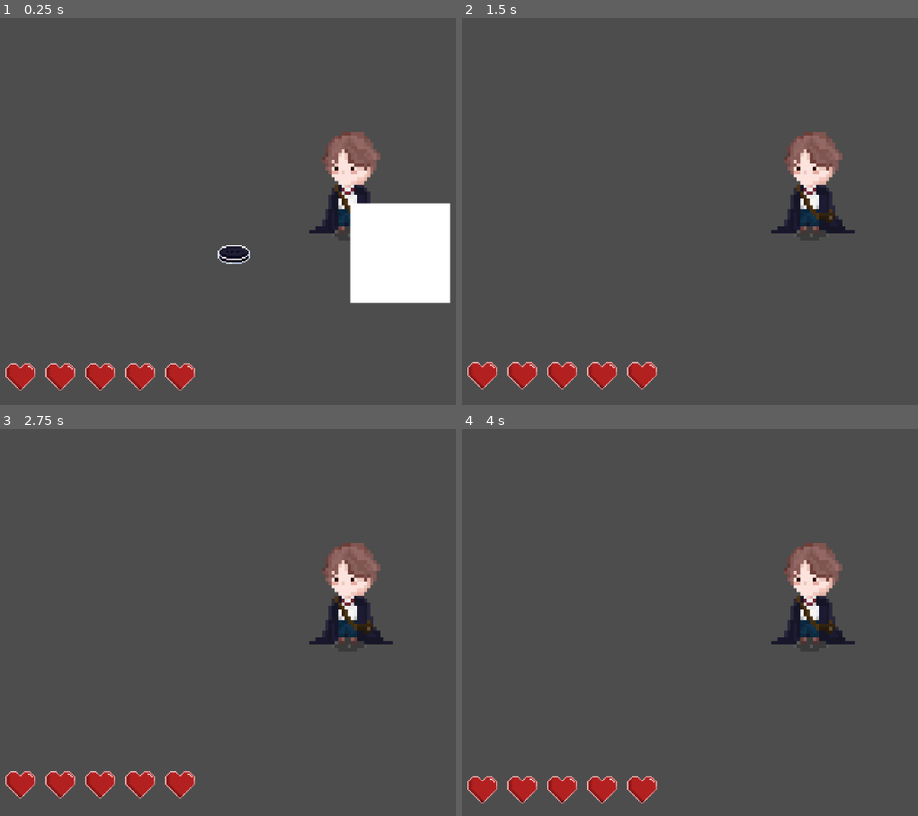
Above: before the commit, frames 1-4 (two rows, left to right).
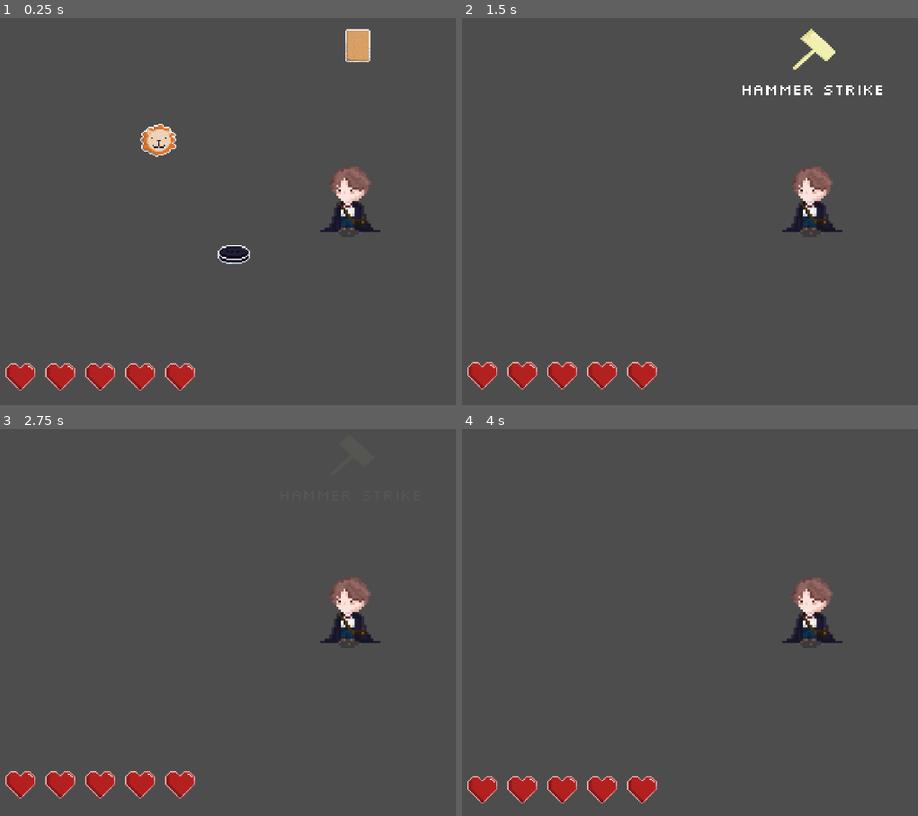
Above: after the commit, the same moments.

Repository: FraN-onLine/Back-in-Biskits
Game: Godot game, scene res://Areas/area_1.tscn
Two runs of this game, one before a commit and one after it. Both use one fixed random seed, a clock stepped at 60 frames per second and the inputs below.
Inputs (mouse positions are in pixels of both pictures, inside the frame that each line leads up to):
- Up to frame 1 (0.25 s): no input
- Up to frame 2 (1.5 s): move the mouse to (776, 285) at 0.52 s; hold W (move_up) from 0.53 s (still down); click (776, 285) at 0.6 s; move the mouse to (outside the picture) at 1.27 s; click (outside the picture) at 1.35 s
- Up to frame 3 (2.75 s): move the mouse to (136, 552) at 2.02 s; release W (move_up) at 2.03 s; hold A (move_left) from 2.03 s (still down); click (136, 552) at 2.1 s
- Up to frame 4 (4 s): move the mouse to (849, 614) at 2.77 s; click (849, 614) at 2.85 s; move the mouse to (703, 514) at 3.52 s; release A (move_left) at 3.53 s; hold S (move_down) from 3.53 s (still down); click (703, 514) at 3.6 s

The runs differ from the first frame. In frame 1, 8.7% of the frame differs, in the area x 30-99%, y 2-74%; in frame 2, 3.0%; in frame 3, 2.3%; in frame 4, 2.3%.

Commit message:
COOKIES

Diff:
--- a/back-in-biskits/Areas/area_1.tscn
+++ b/back-in-biskits/Areas/area_1.tscn
@@ -1,21 +1,25 @@
-[gd_scene load_steps=4 format=3 uid="uid://n8utlsd5y7ci"]
+[gd_scene load_steps=6 format=3 uid="uid://n8utlsd5y7ci"]
 
 [ext_resource type="PackedScene" uid="uid://bk3vlngnal1r6" path="res://Player/player.tscn" id="1_bmh1r"]
 [ext_resource type="PackedScene" uid="uid://ch61q6045g2b4" path="res://Pickup/cookie.tscn" id="2_ae2e2"]
+[ext_resource type="Resource" uid="uid://c0jkuoimbflll" path="res://Pickup/Cookie Resources/graham.tres" id="3_e5usc"]
 [ext_resource type="PackedScene" uid="uid://vhtdtq0n3sxq" path="res://UI/UI.tscn" id="3_v2evy"]
+[ext_resource type="Resource" uid="uid://cncmcw36ala46" path="res://Pickup/Cookie Resources/lion_crackers.tres" id="4_01mxt"]
 
 [node name="Area1" type="Node2D"]
 
 [node name="Player" parent="." instance=ExtResource("1_bmh1r")]
 position = Vector2(90, 69)
 
-[node name="ColorRect" type="ColorRect" parent="."]
-offset_left = 90.0
-offset_top = 69.0
-offset_right = 130.0
-offset_bottom = 109.0
-
 [node name="Cookie" parent="." instance=ExtResource("2_ae2e2")]
 position = Vector2(43, 89)
 
+[node name="Cookie2" parent="." instance=ExtResource("2_ae2e2")]
+position = Vector2(93, 6)
+cookie = ExtResource("3_e5usc")
+
+[node name="Cookie3" parent="." instance=ExtResource("2_ae2e2")]
+position = Vector2(13, 44)
+cookie = ExtResource("4_01mxt")
+
 [node name="UI" parent="." instance=ExtResource("3_v2evy")]
--- a/back-in-biskits/Pickup/cookieresource.gd
+++ b/back-in-biskits/Pickup/Cookie Resources/cookieresource.gd
@@ -6,3 +6,4 @@
 @export var atlas_texture: Texture2D               # spritesheet
 @export var icon_texture: Texture2D                # for popup
 @export var min_potency: int = 1                    # minimum effect strength
+@export var pickup_message: String = "Item Obtained"
--- /dev/null
+++ b/back-in-biskits/Pickup/Cookie Resources/graham.tres
@@ -0,0 +1,15 @@
+[gd_resource type="Resource" script_class="Cookie" load_steps=4 format=3 uid="uid://c0jkuoimbflll"]
+
+[ext_resource type="Texture2D" uid="uid://d2ess51rwmv5x" path="res://Assets/Cookies/Graham-Sheet.png" id="1_3dre2"]
+[ext_resource type="Texture2D" uid="uid://by7hygdo56agm" path="res://Assets/Cookies/Hammer.png" id="2_ngnj8"]
+[ext_resource type="Script" uid="uid://dq108u8j1agm8" path="res://Pickup/Cookie Resources/cookieresource.gd" id="2_qh1ri"]
+
+[resource]
+script = ExtResource("2_qh1ri")
+cookie_type = "graham"
+cookie_name = "Graham"
+atlas_texture = ExtResource("1_3dre2")
+icon_texture = ExtResource("2_ngnj8")
+min_potency = 2
+pickup_message = "Hammer Strike"
+metadata/_custom_type_script = "uid://dq108u8j1agm8"
--- /dev/null
+++ b/back-in-biskits/Pickup/Cookie Resources/lion_crackers.tres
@@ -0,0 +1,15 @@
+[gd_resource type="Resource" script_class="Cookie" load_steps=4 format=3 uid="uid://cncmcw36ala46"]
+
+[ext_resource type="Texture2D" uid="uid://c1idarmsfuuaw" path="res://Assets/Cookies/Lion-Crackers-Sheet.png" id="1_45dxa"]
+[ext_resource type="Texture2D" uid="uid://cn7ut8w1y54a2" path="res://Assets/Cookies/Sword.png" id="2_rr4tc"]
+[ext_resource type="Script" uid="uid://dq108u8j1agm8" path="res://Pickup/Cookie Resources/cookieresource.gd" id="3_jyx6u"]
+
+[resource]
+script = ExtResource("3_jyx6u")
+cookie_type = "lion_cracker"
+cookie_name = "Lion Cracker"
+atlas_texture = ExtResource("1_45dxa")
+icon_texture = ExtResource("2_rr4tc")
+min_potency = 1
+pickup_message = "Sword Slash"
+metadata/_custom_type_script = "uid://dq108u8j1agm8"
--- /dev/null
+++ b/back-in-biskits/Pickup/Cookie Resources/oreo.tres
@@ -0,0 +1,15 @@
+[gd_resource type="Resource" script_class="Cookie" load_steps=4 format=3 uid="uid://bup434e0nk7hl"]
+
+[ext_resource type="Texture2D" uid="uid://bjf5g4hs7xyjr" path="res://Assets/Cookies/Oreo-Sheet.png" id="1_6ak3u"]
+[ext_resource type="Texture2D" uid="uid://5utr1wtvekoj" path="res://Assets/Cookies/Charge.png" id="2_d0otd"]
+[ext_resource type="Script" uid="uid://dq108u8j1agm8" path="res://Pickup/Cookie Resources/cookieresource.gd" id="3_nn2ye"]
+
+[resource]
+script = ExtResource("3_nn2ye")
+cookie_type = "oreo"
+cookie_name = "Oreo"
+atlas_texture = ExtResource("1_6ak3u")
+icon_texture = ExtResource("2_d0otd")
+min_potency = 3
+pickup_message = "Bull Charge"
+metadata/_custom_type_script = "uid://dq108u8j1agm8"
--- /dev/null
+++ b/back-in-biskits/Pickup/Pickup UI/popup.gd
@@ -0,0 +1,22 @@
+extends Node2D
+
+@onready var icon: Sprite2D = $Icon
+@onready var label: Label = $Label
+
+# Called after instancing
+func setup(display_name: String, icon_tex: Texture2D) -> void:
+	icon.texture = icon_tex
+	label.text = display_name
+
+	# Reset alpha and position for animation
+	self.modulate.a = 1.0
+	self.position = Vector2(0, -20)  # appear above player's head
+
+	# Tween: rise up + fade out
+	var tween = create_tween()
+	tween.tween_property(self, "position:y", self.position.y - 20, 1.0) \
+		.set_trans(Tween.TRANS_SINE).set_ease(Tween.EASE_OUT)
+	tween.tween_property(self, "modulate:a", 0.0, 1.0)
+
+	await tween.finished
+	queue_free()
--- /dev/null
+++ b/back-in-biskits/Pickup/Pickup UI/popup.tscn
@@ -0,0 +1,24 @@
+[gd_scene load_steps=4 format=3 uid="uid://brb437gh7855n"]
+
+[ext_resource type="Script" uid="uid://cf068mj0c52j4" path="res://Pickup/Pickup UI/popup.gd" id="1_o23nu"]
+[ext_resource type="Texture2D" uid="uid://by7hygdo56agm" path="res://Assets/Cookies/Hammer.png" id="2_osirl"]
+[ext_resource type="FontFile" uid="uid://bgrgca3qc6dxo" path="res://Assets/Fonts/Silkscreen-Regular.ttf" id="3_ilhse"]
+
+[node name="Popup" type="Node2D"]
+script = ExtResource("1_o23nu")
+
+[node name="Icon" type="Sprite2D" parent="."]
+position = Vector2(0, -23)
+scale = Vector2(0.78125, 0.71875)
+texture = ExtResource("2_osirl")
+
+[node name="Label" type="Label" parent="."]
+offset_left = -146.0
+offset_top = -13.0
+offset_right = 584.0
+offset_bottom = 10.0
+scale = Vector2(0.4, 0.4)
+theme_override_fonts/font = ExtResource("3_ilhse")
+text = "Popupsdasd"
+horizontal_alignment = 1
+vertical_alignment = 1
--- a/back-in-biskits/Pickup/cookie.gd
+++ b/back-in-biskits/Pickup/cookie.gd
@@ -4,6 +4,7 @@
 var cookie_name: String = "Basic Cookie"
 var atlas_texture: Texture2D
 var icon_texture: Texture2D
+var pickup_message: String = "Item Obtained"
 
 @export var frame_w: int = 32
 @export var frame_h: int = 32
@@ -27,6 +28,7 @@
 		cookie_name = cookie.cookie_name
 		icon_texture = cookie.icon_texture
 		min_potency = cookie.min_potency
+		pickup_message = cookie.pickup_message
 		sprite.region_rect = Rect2(0, 0,frame_w, frame_h)
 	if atlas_texture:
 		sprite.texture = atlas_texture
@@ -66,6 +68,6 @@
 		display_icon = at
 
 	if body.has_method("show_cookie_pickup"):
-		body.show_cookie_pickup(cookie_type, display_icon)
+		body.show_cookie_pickup(pickup_message, display_icon)
 
 	queue_free()
--- a/back-in-biskits/Pickup/cookie.tscn
+++ b/back-in-biskits/Pickup/cookie.tscn
@@ -1,7 +1,7 @@
 [gd_scene load_steps=6 format=3 uid="uid://ch61q6045g2b4"]
 
 [ext_resource type="Script" uid="uid://cxn78lm5g2kw6" path="res://Pickup/cookie.gd" id="1_cxbth"]
-[ext_resource type="Resource" uid="uid://bup434e0nk7hl" path="res://Pickup/oreo.tres" id="2_8di3b"]
+[ext_resource type="Resource" uid="uid://bup434e0nk7hl" path="res://Pickup/Cookie Resources/oreo.tres" id="2_8di3b"]
 [ext_resource type="Texture2D" uid="uid://c1idarmsfuuaw" path="res://Assets/Cookies/Lion-Crackers-Sheet.png" id="3_o2g6g"]
 
 [sub_resource type="AtlasTexture" id="AtlasTexture_8di3b"]
--- a/back-in-biskits/Pickup/graham.tres
+++ /dev/null
@@ -1,12 +0,0 @@
-[gd_resource type="Resource" script_class="Cookie" load_steps=3 format=3 uid="uid://c0jkuoimbflll"]
-
-[ext_resource type="Texture2D" uid="uid://d2ess51rwmv5x" path="res://Assets/Cookies/Graham-Sheet.png" id="1_cwrm3"]
-[ext_resource type="Script" uid="uid://dq108u8j1agm8" path="res://Pickup/cookieresource.gd" id="1_qyrmj"]
-
-[resource]
-script = ExtResource("1_qyrmj")
-cookie_type = "graham"
-cookie_name = "Graham"
-atlas_texture = ExtResource("1_cwrm3")
-min_potency = 2
-metadata/_custom_type_script = "uid://dq108u8j1agm8"
--- a/back-in-biskits/Pickup/lion_crackers.tres
+++ /dev/null
@@ -1,14 +0,0 @@
-[gd_resource type="Resource" script_class="Cookie" load_steps=4 format=3 uid="uid://cncmcw36ala46"]
-
-[ext_resource type="Script" uid="uid://dq108u8j1agm8" path="res://Pickup/cookieresource.gd" id="1_3x6x1"]
-[ext_resource type="Texture2D" uid="uid://c1idarmsfuuaw" path="res://Assets/Cookies/Lion-Crackers-Sheet.png" id="1_hkyjv"]
-[ext_resource type="Texture2D" uid="uid://cn7ut8w1y54a2" path="res://Assets/Cookies/Sword.png" id="2_rbusv"]
-
-[resource]
-script = ExtResource("1_3x6x1")
-cookie_type = "lion_cracker"
-cookie_name = "Lion Cracker"
-atlas_texture = ExtResource("1_hkyjv")
-icon_texture = ExtResource("2_rbusv")
-min_potency = 1
-metadata/_custom_type_script = "uid://dq108u8j1agm8"
--- a/back-in-biskits/Pickup/oreo.tres
+++ /dev/null
@@ -1,14 +0,0 @@
-[gd_resource type="Resource" script_class="Cookie" load_steps=4 format=3 uid="uid://bup434e0nk7hl"]
-
-[ext_resource type="Texture2D" uid="uid://bjf5g4hs7xyjr" path="res://Assets/Cookies/Oreo-Sheet.png" id="1_1whbi"]
-[ext_resource type="Script" uid="uid://dq108u8j1agm8" path="res://Pickup/cookieresource.gd" id="1_4hj2l"]
-[ext_resource type="Texture2D" uid="uid://5utr1wtvekoj" path="res://Assets/Cookies/Charge.png" id="2_huo5j"]
-
-[resource]
-script = ExtResource("1_4hj2l")
-cookie_type = "oreo"
-cookie_name = "Oreo"
-atlas_texture = ExtResource("1_1whbi")
-icon_texture = ExtResource("2_huo5j")
-min_potency = 3
-metadata/_custom_type_script = "uid://dq108u8j1agm8"
--- a/back-in-biskits/Pickup/popup.tscn
+++ /dev/null
@@ -1,3 +0,0 @@
-[gd_scene format=3 uid="uid://brb437gh7855n"]
-
-[node name="Popup" type="Node2D"]
--- a/back-in-biskits/Player/player.gd
+++ b/back-in-biskits/Player/player.gd
@@ -1,6 +1,7 @@
 extends CharacterBody2D
 class_name Player
 
+var PopupScene = preload("res://Pickup/Pickup UI/popup.tscn")
 @export var speed: float = 200.0
 @export var attack_cooldown: float = 0.5
 @export var max_hp: int = 5   # max health
@@ -88,40 +89,8 @@
 	current_attack = cookie_type
 	print("Picked up cookie! Attack changed to: %s" % cookie_type)
 
+
 func show_cookie_pickup(display_name: String, icon_tex: Texture2D) -> void:
-	# Container for popup
-	var popup = Node2D.new()
-	popup.position = Vector2(0, -40)   # directly above player's head
-	add_child(popup)
-
-	# Icon (small, centered)
-	var icon = Sprite2D.new()
-	icon.texture = icon_tex
-	icon.centered = true
-	icon.scale = Vector2(0.5, 0.5)   # shrink to 30%
-	icon.position = Vector2(0, -12)  # just above text
-	popup.add_child(icon)
-
-	# Label (centered under icon)
-	var label = Label.new()
-	label.text = display_name
-	label.horizontal_alignment = HORIZONTAL_ALIGNMENT_CENTER
-	label.vertical_alignment = VERTICAL_ALIGNMENT_CENTER
-	label.position = Vector2(0, 8)
-
-	# Load your Silkscreen font
-	var font = preload("res://Assets/Fonts/Silkscreen-Regular.ttf")
-	label.add_theme_font_override("font", font)
-	label.add_theme_font_size_override("font_size", 10)
-
-	popup.add_child(label)
-
-	# --- Tween the WHOLE popup ---
-	popup.modulate.a = 1.0
-	var tween = popup.create_tween()
-	tween.tween_property(popup, "position:y", popup.position.y - 20, 1.0) \
-		.set_trans(Tween.TRANS_SINE).set_ease(Tween.EASE_OUT)
-	tween.tween_property(popup, "modulate:a", 0.0, 1.0)  # fade entire popup together
-
-	await tween.finished
-	popup.queue_free()
+	var popup = PopupScene.instantiate()
+	add_child(popup)  # attach popup to player so it follows them
+	popup.setup(display_name, icon_tex)
--- a/back-in-biskits/Player/player.tscn
+++ b/back-in-biskits/Player/player.tscn
@@ -15,6 +15,6 @@
 zoom = Vector2(4, 4)
 
 [node name="Sprite2D" type="Sprite2D" parent="."]
-position = Vector2(-1, -9)
-scale = Vector2(1.28906, 1.40625)
+position = Vector2(-1, -2)
+scale = Vector2(0.923828, 0.90625)
 texture = ExtResource("2_4ntmi")
Renamed: back-in-biskits/Pickup/cookieresource.gd.uid -> back-in-biskits/Pickup/Cookie Resources/cookieresource.gd.uid
Not shown, added: back-in-biskits/Pickup/Pickup UI/popup.gd.uid
